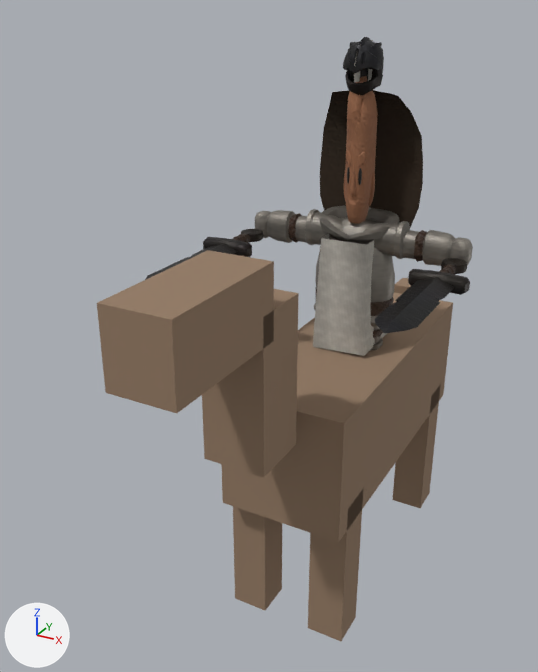
The glTF model csharp/Unciv.Godot/Packs/units/models/unit/Hakkapeliitta.glb as it was, and as the next commit left it.
Rendered twice from a 50 mm camera at (0.435, -1.08, 0.935) aimed at (-0.076, -0.151, 0.471). Lighting does not change. The marker at lower left points along +X, +Y and +Z. The older version comes first. Vertices at exactly the same position are counted once.

In view in the first picture: '1H_Sword', '1H_Sword_Offhand', 'HorseMesh', 'Knight_Cape', 'Knight_Helmet', 'Warrior'.
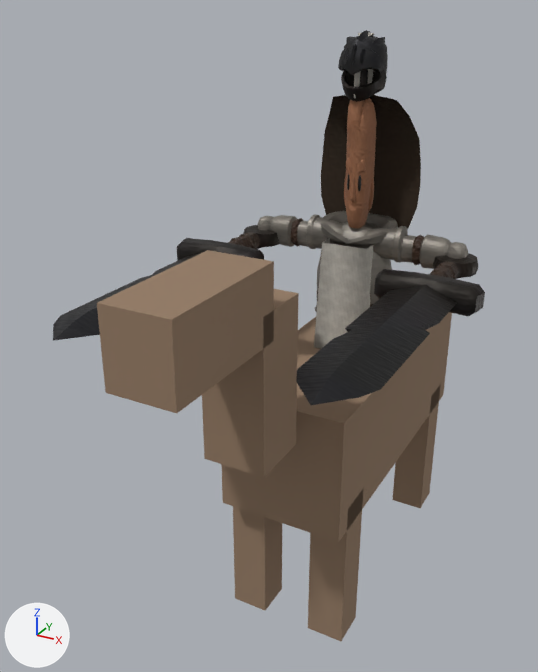
Edits to the bpy script that builds the scene:
```text
Change me_mesh_skinned:
    used by ob_warrior; location = (0.0, 0.0, 0.38); scale = (0.201, 0.201, 0.201)
    remove me_mesh_skinned.from_pydata(...)  # 2453 vertices, 4564 faces; spans x -0.92..0.92, y -0.3..0.29, z 0.0..2.56
    add me_mesh_skinned.from_pydata(...)  # 2453 vertices, 4564 faces; spans x -0.92..0.92, y -0.3..0.29, z 0.0..2.7
    me_mesh_skinned part 1: 44 of 2453 vertices moved; they spanned x -0.06..0.06, y -0.19..0.18, z 2.26..2.56 and now span x -0.06..0.06, y -0.19..0.18, z 2.2..2.7; mean shift (0.0, 0.0, 0.05); largest move (0.0, -0.01, 2.53) -> (0.0, 0.0, 2.68)
Change ob_warrior:
    ob_warrior.scale: (0.201, 0.201, 0.201) -> (0.194, 0.194, 0.194)
Change ob_1h_sword_offhand:
    ob_1h_sword_offhand.location: (0.17, -0.08, 0.591) -> (0.164, -0.082, 0.584)
    ob_1h_sword_offhand.scale: (0.171, 0.171, 0.171) -> (0.3, 0.3, 0.3)
Change ob_1h_sword:
    ob_1h_sword.location: (-0.17, -0.082, 0.591) -> (-0.164, -0.087, 0.584)
    ob_1h_sword.scale: (0.171, 0.171, 0.171) -> (0.3, 0.3, 0.3)
Change ob_knight_helmet:
    ob_knight_helmet.location: (0.0, 0.0, 0.826) -> (0.0, 0.0, 0.819)
    ob_knight_helmet.scale: (0.0502, 0.0542, 0.0583) -> (0.0608, 0.0656, 0.0705)
Change ob_knight_cape:
    ob_knight_cape.location: (0.0, 0.0, 0.822) -> (0.0, 0.0, 0.816)
    ob_knight_cape.scale: (0.181, 0.121, 0.201) -> (0.175, 0.117, 0.194)
```

Where the change shows, as pixel boxes [x1, y1, x2, y2] in the pictures (538 x 672 px; the box of a moved part takes in the faces that stretch with it):
'Warrior', reshaped, rescaled
    before: [255, 40, 473, 356]
    after: [258, 33, 468, 349]
'1H_Sword_Offhand', moved, rescaled (98% wider, 101% taller)
    before: [375, 258, 470, 333]
    after: [296, 253, 485, 405]
'Knight_Cape', moved, rescaled
    before: [320, 90, 423, 227]
    after: [321, 95, 421, 230]
'1H_Sword', moved, rescaled
    before: [145, 229, 264, 280]
    after: [53, 225, 280, 341]
'Knight_Helmet', moved, rescaled (21% wider, 24% taller)
    before: [343, 37, 384, 95]
    after: [338, 30, 388, 102]
part 1 of me_mesh_skinned, moved or reshaped
    before: [354, 40, 373, 82]
    after: [354, 33, 374, 98]
